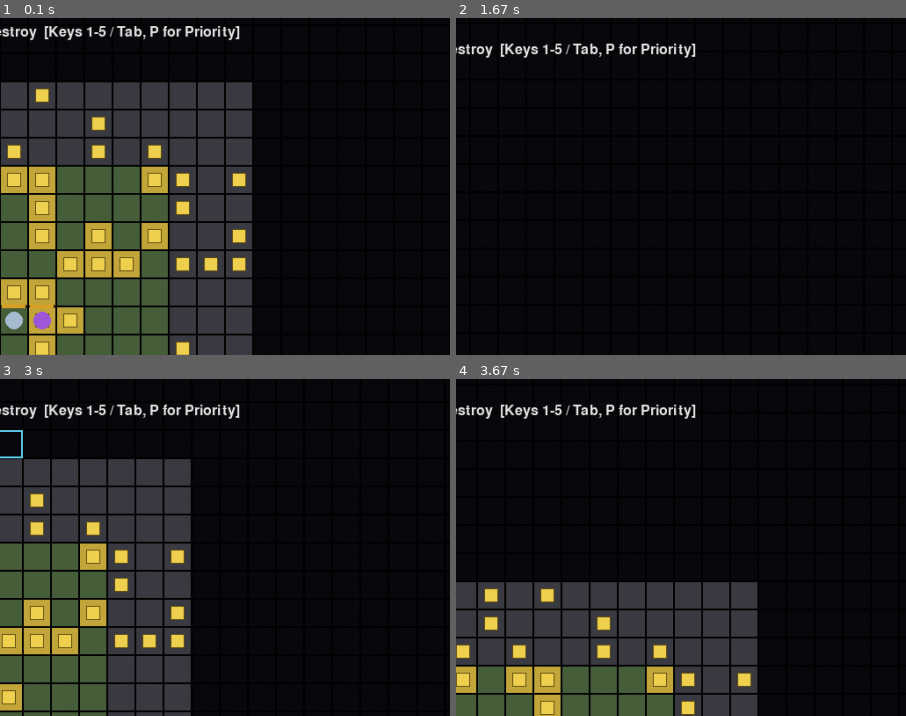
Above: before the commit, frames 1-4 (two rows, left to right).
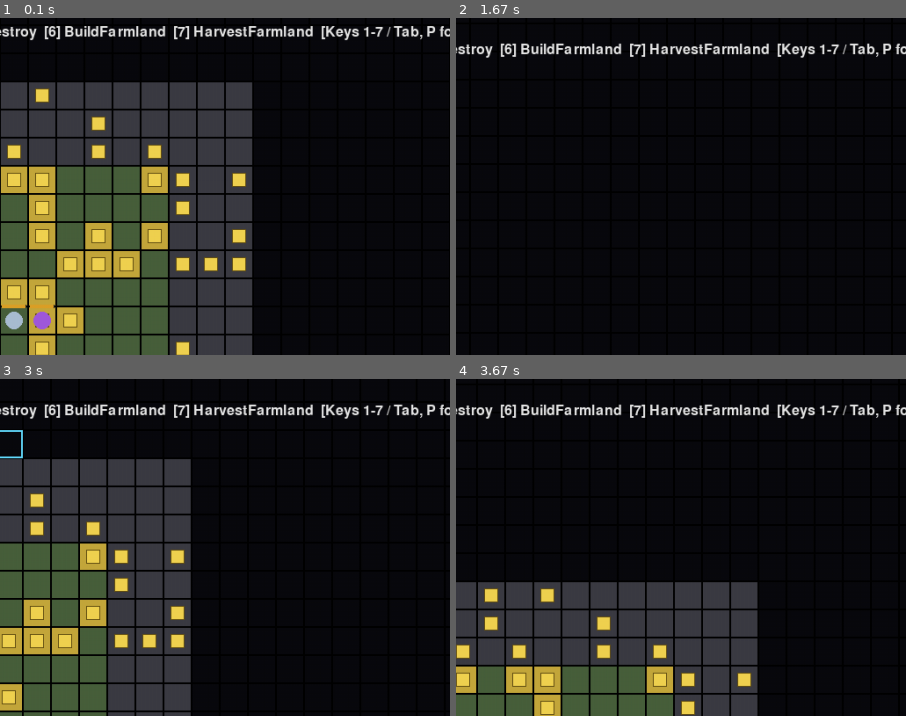
Above: after the commit, the same moments.

Repository: MiohitoKiri5474/PyGame-Final
Game: pygame game, started from src/main.py
The game is run twice, just before and just after one commit, with the same random seed, the same clock (stepped at 60 frames per second) and the same inputs.
Inputs (mouse positions are % of the whole screen's width and height, from its top left):
- Up to frame 1 (0.1 s): no input
- Up to frame 2 (1.67 s): hold Right 0.33-0.8 s; move the mouse to (46, 54) at 0.37 s; hold Up 0.83-1.13 s; move the mouse to (82, 47) at 0.87 s; tap Space at 0.9, 1.23, 1.53 s; tap 2 at 0.98 s; hold Right 1.17-1.63 s; move the mouse to (26, 51) at 1.2 s; tap 3 at 1.32 s
- Up to frame 3 (3 s): click (19, 73) at 1.72 s; hold Left 2-2.53 s; tap Space at 2.07, 2.37, 2.63, 2.97 s; click (65, 15) at 2.08 s; tap 2 at 2.15 s; hold Down 2.57-2.87 s; click (62, 59) at 2.65 s; tap 3 at 2.72 s; hold Left from 2.9 s (still down); click (52, 16) at 2.98 s
- Up to frame 4 (3.67 s): tap Space at 3.27, 3.4 s; release Left at 3.3 s; hold Up from 3.33 s (still down); click (14, 47) at 3.42 s; tap 2 at 3.48 s
The pictures show only the part of the screen within x 50-100%, y 5-55%; the shares and areas given below are measured in that part.

The runs differ from the first frame. In frame 1, 1.9% of the frame differs, in the area x 10-100%, y 2-7%; in frame 2, 1.9%; in frame 3, 1.9%, in the area x 10-100%, y 7-12%; in frame 4, 1.9%.

Commit message:
feat: implement ticket 17 - Farmland building (plant/grow/harvest)
Farmland places like Wall/Tower/House but carries growth state:
Building gains growth_timer/ready (no-op defaults for every other
type). _tick_farmland_growth, registered via ticket 13's
extensions.register_tick, advances not-ready Farmlands and flips
ready at FARMLAND_GROW_SECONDS. Once ready, HarvestFarmland is
click-queueable the same way Gather is; completion credits crop
yield and restarts the growth cycle automatically.

BuildFarmland reuses build_task.py's _can_queue/_try_build unchanged.
New build_task.register_build_cost(task_type, cost) extension point
lets farmland_task.py (and later ticket 26's Animal Pen) register into
the blocked-builds HUD line without build_task.py importing every
future building's cost constant directly.

/code-review medium: 1 finding, fixed. HarvestFarmland originally had
no can_perform (mirroring gather_task.py's "already-gone is a no-op"
pattern) - this let a stale queued Harvest task survive a
destroy-then-rebuild-on-the-same-tile race and credit crop yield from
a brand-new, not-yet-ready Farmland sharing the old one's coordinates.
Unlike a gathered wild-resource tile (tile.resource=None is permanent,
never a new distinct resource at the same coordinates), a Farmland can
be destroyed and rebuilt, so coordinate-based identity isn't safe the
way it is for Gather. Fixed: can_perform re-verifies farmland-exists-
and-ready every tick, not just at completion.

Disclosure: Based on Claude Code generated output.

Diff:
--- a/src/build_task.py
+++ b/src/build_task.py
@@ -30,6 +30,8 @@
     y: int
     block: int
     attack: int
+    growth_timer: float = 0.0  # Farmland only; no-op default for every other type
+    ready: bool = False  # Farmland only; no-op default for every other type
 
 
 def _can_queue(world: "World", tile: "Tile") -> bool:
@@ -105,6 +107,13 @@
 _COSTS_BY_TASK_TYPE = {"BuildWall": WALL_COST, "BuildTower": TOWER_COST}
 
 
+def register_build_cost(task_type: str, cost: dict[str, int]) -> None:
+    """Extension point for other build-task modules (Farmland, Animal Pen,
+    ...) so their insufficient-funds state shows up in the blocked-builds
+    HUD line without build_task.py needing to import their cost constants."""
+    _COSTS_BY_TASK_TYPE[task_type] = cost
+
+
 def _blocked_builds_hud_line(world: "World") -> str:
     # Insufficient-funds tasks stay queued but are skipped by NPCs until
     # affordable — report them so that's visible to the player.
--- a/src/constants.py
+++ b/src/constants.py
@@ -146,3 +146,14 @@
     "berries": 0.02,
     "raw_stone": 0.02,
 }
+
+# --- Farmland (ticket 17) ---
+FARMLAND_BLOCK = 0
+FARMLAND_ATTACK = 0
+FARMLAND_COST = {"wood": 2, "crop": 1}
+FARMLAND_WORK_SECONDS = 3.0
+FARMLAND_GROW_SECONDS = 20.0
+FARMLAND_YIELD = 3
+HARVEST_FARMLAND_WORK_SECONDS = 2.0
+COLOR_FARMLAND = (100, 160, 60)
+COLOR_FARMLAND_READY = (220, 190, 60)
--- /dev/null
+++ b/src/farmland_task.py
@@ -0,0 +1,99 @@
+from __future__ import annotations
+
+from typing import TYPE_CHECKING
+
+from build_task import _can_queue, _try_build, register_build_cost
+from constants import (
+    FARMLAND_ATTACK,
+    FARMLAND_BLOCK,
+    FARMLAND_COST,
+    FARMLAND_GROW_SECONDS,
+    FARMLAND_WORK_SECONDS,
+    FARMLAND_YIELD,
+    HARVEST_FARMLAND_WORK_SECONDS,
+)
+from extensions import register_tick
+from task import Task, TaskType, register_task_type
+
+if TYPE_CHECKING:
+    from world import World
+    from task import Tile
+
+_can_queue_build_farmland = _can_queue  # same claimed-empty-resource-free rule as Wall/Tower/House
+
+
+def _can_perform_build_farmland(world: "World", task: Task) -> bool:
+    return all(world.inventory.get(res) >= amt for res, amt in FARMLAND_COST.items())
+
+
+def _on_complete_build_farmland(world: "World", task: Task) -> bool:
+    return _try_build(world, task, "Farmland", FARMLAND_COST, FARMLAND_BLOCK, FARMLAND_ATTACK)
+
+
+def _find_farmland(world: "World", tile: "Tile"):
+    x, y = tile
+    return next((b for b in world.buildings if b.x == x and b.y == y and b.type == "Farmland"), None)
+
+
+def _can_queue_harvest(world: "World", tile: "Tile") -> bool:
+    farmland = _find_farmland(world, tile)
+    if farmland is None or not farmland.ready:
+        return False
+    return not any(task.type == "HarvestFarmland" and task.target == tile for task in world.tasks.tasks)
+
+
+def _can_perform_harvest(world: "World", task: Task) -> bool:
+    # Unlike a gathered wild-resource tile (which never gets a new distinct
+    # resource at the same coordinates), a destroyed Farmland CAN be rebuilt
+    # on the same tile - identifying the target by coordinates alone would
+    # let a stale queued task credit yield from an unrelated, not-yet-ready
+    # Farmland that happens to occupy the old one's tile. Re-verify readiness
+    # every tick, not just at completion.
+    farmland = _find_farmland(world, task.target)
+    return farmland is not None and farmland.ready
+
+
+def _on_complete_harvest(world: "World", task: Task) -> bool:
+    # can_perform already guarantees a ready Farmland is still there; this
+    # None-guard only covers the (currently unreachable but cheap-to-keep-
+    # safe) case of on_complete being called without going through it.
+    farmland = _find_farmland(world, task.target)
+    if farmland is None:
+        return True
+    world.inventory.add("crop", FARMLAND_YIELD)
+    farmland.growth_timer = 0.0
+    farmland.ready = False
+    return True
+
+
+def _tick_farmland_growth(world: "World", dt: float) -> None:
+    for building in world.buildings:
+        if building.type != "Farmland" or building.ready:
+            continue
+        building.growth_timer += dt
+        if building.growth_timer >= FARMLAND_GROW_SECONDS:
+            building.ready = True
+
+
+register_task_type(
+    "BuildFarmland",
+    TaskType(
+        work_seconds=FARMLAND_WORK_SECONDS,
+        can_queue=_can_queue_build_farmland,
+        on_complete=_on_complete_build_farmland,
+        can_perform=_can_perform_build_farmland,
+    ),
+)
+
+register_task_type(
+    "HarvestFarmland",
+    TaskType(
+        work_seconds=HARVEST_FARMLAND_WORK_SECONDS,
+        can_queue=_can_queue_harvest,
+        on_complete=_on_complete_harvest,
+        can_perform=_can_perform_harvest,
+    ),
+)
+
+register_build_cost("BuildFarmland", FARMLAND_COST)
+register_tick(_tick_farmland_growth)
--- a/src/plugins.py
+++ b/src/plugins.py
@@ -9,3 +9,4 @@
 import build_task  # noqa: F401
 import render_buildings  # noqa: F401
 import destroy_task  # noqa: F401
+import farmland_task  # noqa: F401
--- a/src/render_buildings.py
+++ b/src/render_buildings.py
@@ -1,16 +1,23 @@
 import pygame
 
 from extensions import register_overlay
-from constants import TILE_SIZE, COLOR_WALL, COLOR_TOWER
+from constants import TILE_SIZE, COLOR_WALL, COLOR_TOWER, COLOR_FARMLAND, COLOR_FARMLAND_READY
+
+
+def _building_color(building) -> tuple[int, int, int]:
+    if building.type == "Wall":
+        return COLOR_WALL
+    if building.type == "Farmland":
+        return COLOR_FARMLAND_READY if building.ready else COLOR_FARMLAND
+    return COLOR_TOWER
 
 
 def draw_buildings(surface: pygame.Surface, world, camera) -> None:
     for building in world.buildings:
         screen_x = building.x * TILE_SIZE - int(camera.x)
         screen_y = building.y * TILE_SIZE - int(camera.y)
-        color = COLOR_WALL if building.type == "Wall" else COLOR_TOWER
         rect = pygame.Rect(screen_x, screen_y, TILE_SIZE, TILE_SIZE)
-        pygame.draw.rect(surface, color, rect)
+        pygame.draw.rect(surface, _building_color(building), rect)
 
 
 register_overlay(draw_buildings)
--- a/src/save.py
+++ b/src/save.py
@@ -60,7 +60,10 @@
         "grid": _dump_grid(world.grid),
         "inventory": world.inventory.items(),
         "buildings": [
-            {"type": b.type, "x": b.x, "y": b.y, "block": b.block, "attack": b.attack}
+            {
+                "type": b.type, "x": b.x, "y": b.y, "block": b.block, "attack": b.attack,
+                "growth_timer": b.growth_timer, "ready": b.ready,
+            }
             for b in world.buildings
         ],
         "tasks": [
@@ -131,7 +134,10 @@
     for resource, amount in data["inventory"].items():
         world.inventory.add(resource, amount)
     world.buildings = [
-        Building(type=b["type"], x=b["x"], y=b["y"], block=b["block"], attack=b["attack"])
+        Building(
+            type=b["type"], x=b["x"], y=b["y"], block=b["block"], attack=b["attack"],
+            growth_timer=b.get("growth_timer", 0.0), ready=b.get("ready", False),
+        )
         for b in data["buildings"]
     ]
 
--- /dev/null
+++ b/tests/test_farmland.py
@@ -0,0 +1,142 @@
+from build_task import Building
+from constants import FARMLAND_COST, FARMLAND_GROW_SECONDS, FARMLAND_YIELD
+from farmland_task import (
+    _can_queue_build_farmland,
+    _can_perform_harvest,
+    _on_complete_build_farmland,
+    _can_queue_harvest,
+    _on_complete_harvest,
+    _tick_farmland_growth,
+)
+from task import Task
+from world import World
+
+
+def _funded_world() -> World:
+    world = World(npc_count=0)
+    for res, amount in FARMLAND_COST.items():
+        world.inventory.add(res, amount)
+    return world
+
+
+def test_build_farmland_can_queue_same_rule_as_other_buildings():
+    world = World(npc_count=0)
+    world.grid.get(10, 10).claimed = True
+    world.grid.get(10, 10).resource = None
+    assert _can_queue_build_farmland(world, (10, 10))
+
+
+def test_build_farmland_creates_not_ready_with_zero_growth_timer():
+    world = _funded_world()
+    task = Task("BuildFarmland", (10, 10))
+    assert _on_complete_build_farmland(world, task) is True
+
+    farmland = world.buildings[0]
+    assert farmland.type == "Farmland"
+    assert farmland.ready is False
+    assert farmland.growth_timer == 0.0
+    for res in FARMLAND_COST:
+        assert world.inventory.get(res) == 0
+
+
+def test_growth_tick_advances_timer_and_flips_ready_at_threshold():
+    world = World(npc_count=0)
+    farmland = Building(type="Farmland", x=5, y=5, block=0, attack=0)
+    world.buildings.append(farmland)
+
+    _tick_farmland_growth(world, FARMLAND_GROW_SECONDS - 1.0)
+    assert farmland.ready is False
+
+    _tick_farmland_growth(world, 1.0)
+    assert farmland.ready is True
+
+
+def test_growth_tick_ignores_non_farmland_buildings():
+    world = World(npc_count=0)
+    wall = Building(type="Wall", x=5, y=5, block=100, attack=0)
+    world.buildings.append(wall)
+
+    _tick_farmland_growth(world, FARMLAND_GROW_SECONDS * 10)
+    assert wall.ready is False  # untouched, still the dataclass default
+
+
+def test_harvest_not_queueable_before_ready():
+    world = World(npc_count=0)
+    world.buildings.append(Building(type="Farmland", x=5, y=5, block=0, attack=0, ready=False))
+    assert not _can_queue_harvest(world, (5, 5))
+
+
+def test_harvest_queueable_once_ready():
+    world = World(npc_count=0)
+    world.buildings.append(Building(type="Farmland", x=5, y=5, block=0, attack=0, ready=True))
+    assert _can_queue_harvest(world, (5, 5))
+
+
+def test_harvest_not_queueable_twice_on_same_tile():
+    world = World(npc_count=0)
+    world.buildings.append(Building(type="Farmland", x=5, y=5, block=0, attack=0, ready=True))
+    world.tasks.add("HarvestFarmland", (5, 5))
+    assert not _can_queue_harvest(world, (5, 5))
+
+
+def test_harvest_credits_yield_and_restarts_growth_cycle():
+    world = World(npc_count=0)
+    farmland = Building(type="Farmland", x=5, y=5, block=0, attack=0, growth_timer=FARMLAND_GROW_SECONDS, ready=True)
+    world.buildings.append(farmland)
+    task = Task("HarvestFarmland", (5, 5))
+
+    assert _on_complete_harvest(world, task) is True
+    assert world.inventory.get("crop") == FARMLAND_YIELD
+    assert farmland.ready is False
+    assert farmland.growth_timer == 0.0
+
+
+def test_harvest_cycle_repeats_after_restart():
+    world = World(npc_count=0)
+    farmland = Building(type="Farmland", x=5, y=5, block=0, attack=0, ready=True)
+    world.buildings.append(farmland)
+    _on_complete_harvest(world, Task("HarvestFarmland", (5, 5)))
+    assert world.inventory.get("crop") == FARMLAND_YIELD
+
+    _tick_farmland_growth(world, FARMLAND_GROW_SECONDS)
+    assert farmland.ready is True
+    _on_complete_harvest(world, Task("HarvestFarmland", (5, 5)))
+    assert world.inventory.get("crop") == FARMLAND_YIELD * 2
+
+
+def test_harvest_on_complete_is_a_no_op_when_farmland_already_gone():
+    # e.g. destroyed while a Harvest task was queued/in-flight - completion
+    # must clear the task (return True) rather than leaving it stuck forever
+    world = World(npc_count=0)
+    task = Task("HarvestFarmland", (5, 5))
+    assert _on_complete_harvest(world, task) is True
+    assert world.inventory.get("crop") == 0
+
+
+def test_can_perform_harvest_false_when_no_farmland_at_target():
+    world = World(npc_count=0)
+    assert not _can_perform_harvest(world, Task("HarvestFarmland", (5, 5)))
+
+
+def test_can_perform_harvest_false_when_farmland_not_ready():
+    world = World(npc_count=0)
+    world.buildings.append(Building(type="Farmland", x=5, y=5, block=0, attack=0, ready=False))
+    assert not _can_perform_harvest(world, Task("HarvestFarmland", (5, 5)))
+
+
+def test_can_perform_harvest_true_when_farmland_ready():
+    world = World(npc_count=0)
+    world.buildings.append(Building(type="Farmland", x=5, y=5, block=0, attack=0, ready=True))
+    assert _can_perform_harvest(world, Task("HarvestFarmland", (5, 5)))
+
+
+def test_stale_harvest_task_cannot_credit_a_rebuilt_unready_farmland():
+    # destroy+rebuild-on-the-same-tile race: a stale queued HarvestFarmland
+    # task must not be able to claim/complete against a brand-new, not-yet-
+    # ready Farmland that happens to share the old one's coordinates
+    world = World(npc_count=0)
+    stale_task = Task("HarvestFarmland", (5, 5))  # queued while the old Farmland was ready
+    # old Farmland destroyed, a new one built on the same tile - not ready
+    world.buildings.append(Building(type="Farmland", x=5, y=5, block=0, attack=0, ready=False))
+
+    assert not _can_perform_harvest(world, stale_task)  # must never be claimable/workable
--- a/tests/test_save.py
+++ b/tests/test_save.py
@@ -18,6 +18,9 @@
     world.grid.get(6, 6).claimed = False
     world.inventory.add("crop", 7)
     world.buildings.append(Building(type="Wall", x=5, y=5, block=100, attack=0))
+    world.buildings.append(
+        Building(type="Farmland", x=8, y=8, block=0, attack=0, growth_timer=9.5, ready=False)
+    )
 
     idle_task = world.tasks.add("Gather", (6, 6))
 
@@ -105,6 +108,10 @@
     assert l_points == 4
     assert l_killed == 3
 
+    farmland = next(b for b in loaded_world.buildings if b.type == "Farmland")
+    assert farmland.growth_timer == 9.5
+    assert farmland.ready is False
+
 
 def test_round_trip_preserves_tuple_types_not_lists(tmp_path):
     world, cycle, nest_manager, monsters, game_over_state, _, points, killed = _build_nontrivial_state()
Not shown, changed: docs/tickets/expansion/part-1-foundation/17-farmland-building.md
